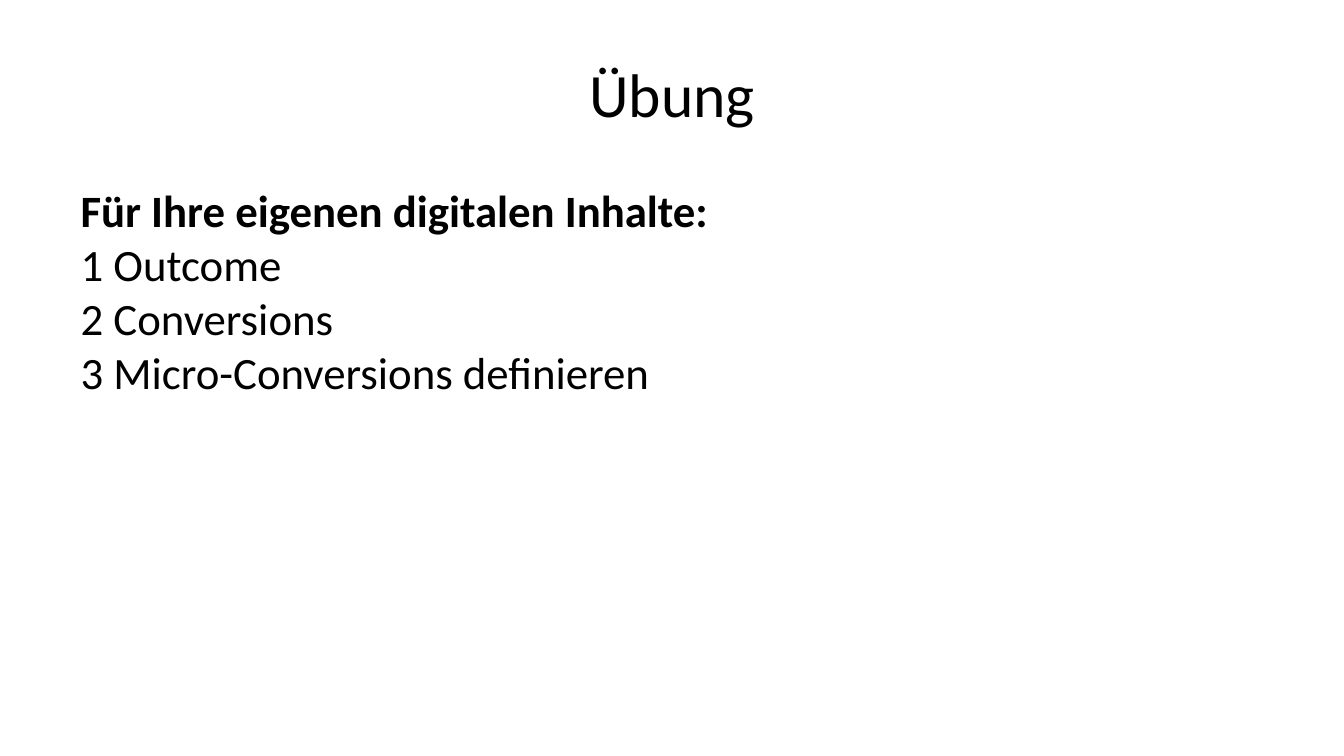
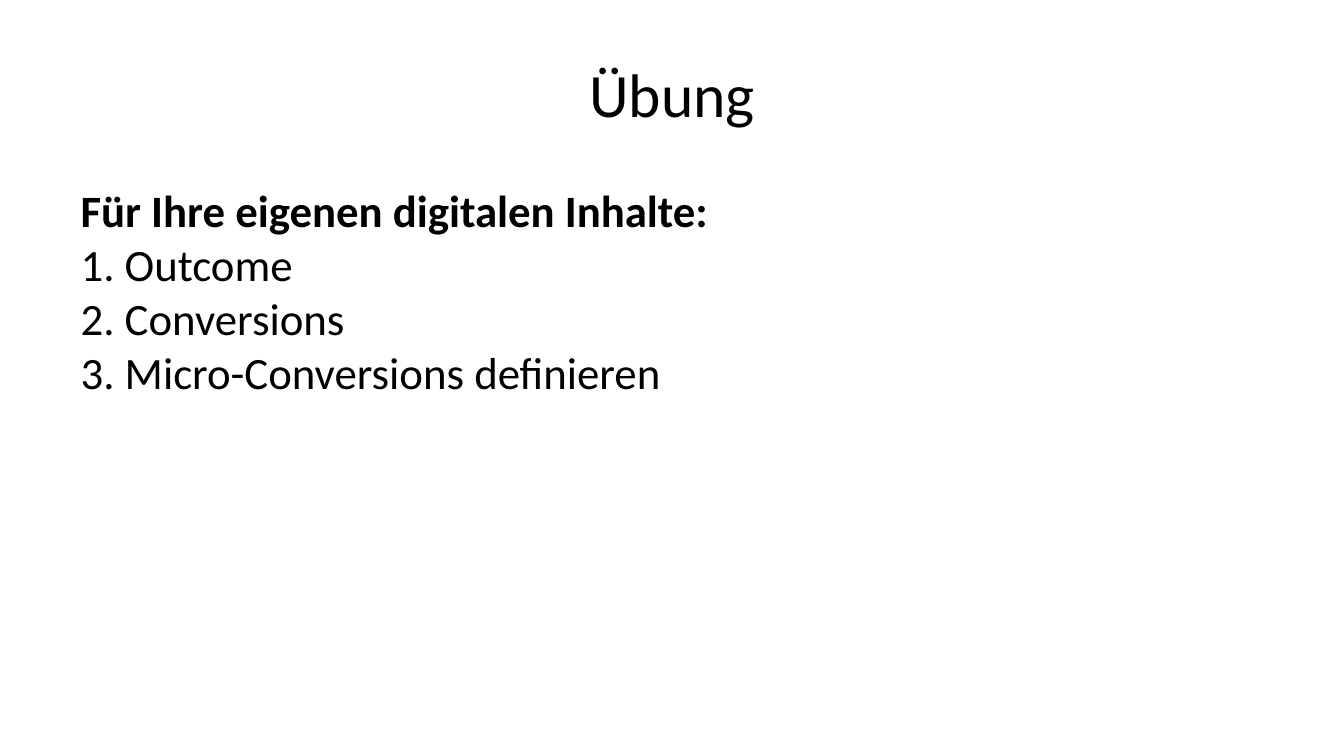
Before and after one commit to daswesen/digitale-inhalte, a slide deck: slide 96 of gdi.pptx. Drawn at 1344x756 pixels with LibreOffice and Linux fonts; fonts in the diff are those of the drawing. Boxes give left, top, right and bottom in pixels: in the first picture for what was removed or moved away, otherwise in the second. Text is boxed around its words. In the diff, an @@ line names an element or a change of style, - is before the commit and + after.

```diff
--- a/gdi.pptx
+++ b/gdi.pptx
@@ text at (81, 195, 708, 390): text changed @@
-Für Ihre eigenen digitalen Inhalte:
-1 Outcome
-2 Conversions
-3 Micro-Conversions definieren
+Für Ihre eigenen digitalen Inhalte:
+1. Outcome
+2. Conversions
+3. Micro-Conversions definieren
```
Also in this commit, not shown: 1 other file.
